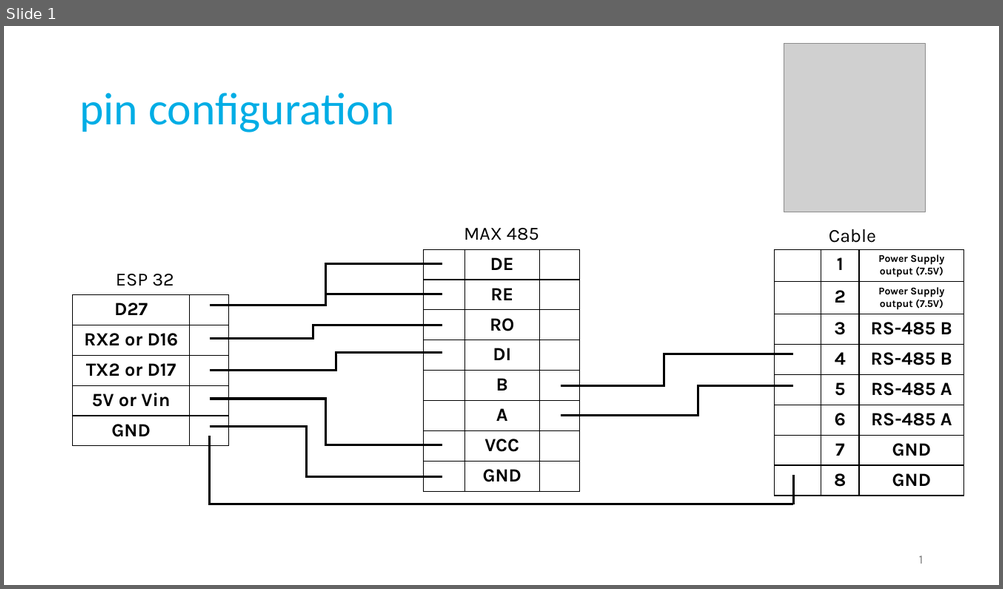
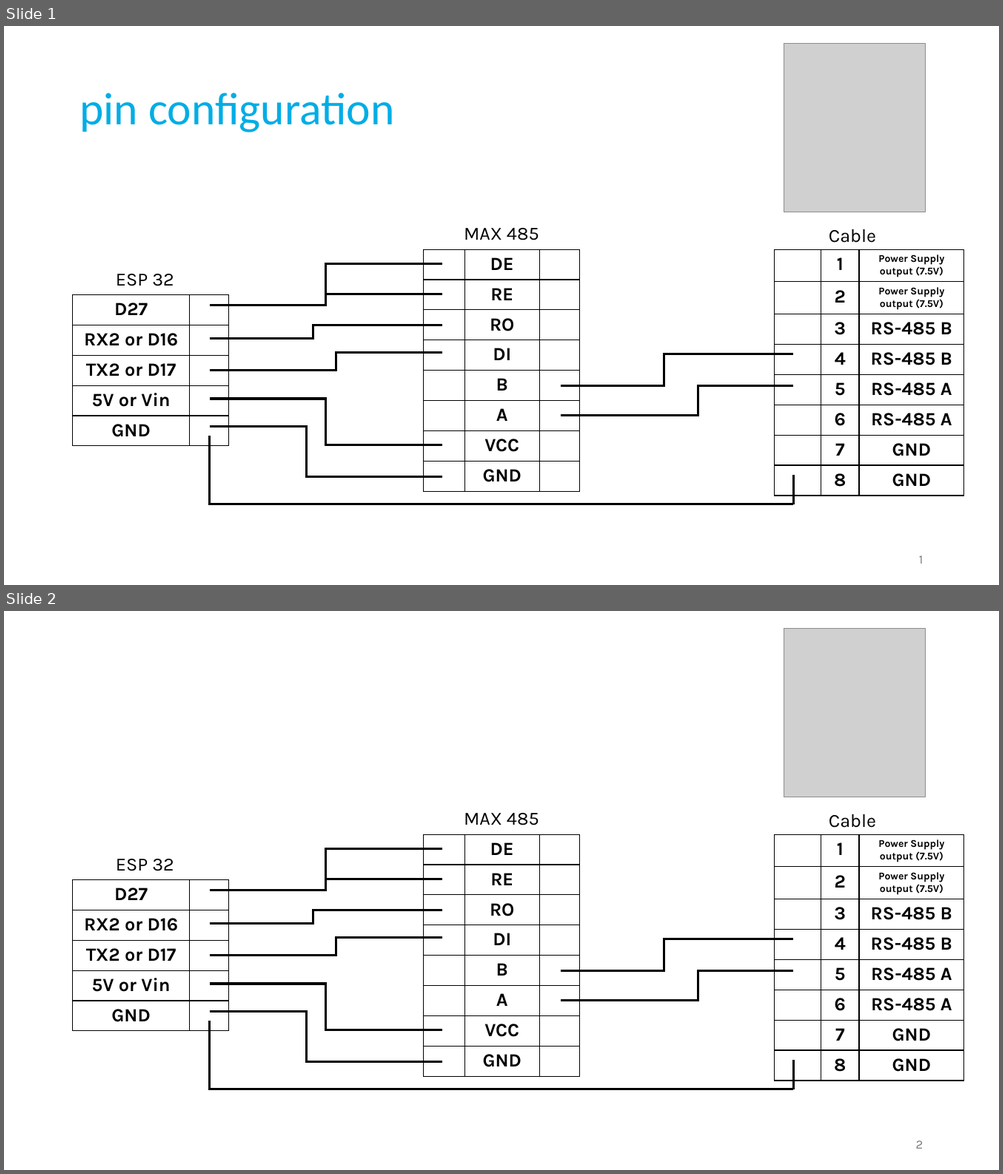
Before and after one commit to mircomunch/modbus_scanner, a slide deck: pin configuration.pptx. Shown one above the other, each under a label of ours: slide 1 before the commit, slides 1 and 2 after it. The pictures are 1003x589 and 1003x1174 pixels, drawn with LibreOffice and Linux fonts; fonts in the diff are those of the drawing; grey boxes stand for pictures. Boxes give left, top, right and bottom in pixels: in the first picture for what was removed or moved away, otherwise in the second. Text is boxed around its words. In the diff, an @@ line names an element or a change of style, - is before the commit and + after.

```diff
--- a/pin configuration.pptx
+++ b/pin configuration.pptx
@@ slide 2 added at box(4, 611, 999, 1170), background #FFFFFF @@
@@ picture added at box(784, 629, 925, 797) @@
@@ text added at box(464, 813, 539, 826), 18 pt, text #000000 @@
+MAX 485
@@ text added at box(828, 814, 876, 828), 18 pt, text #000000 @@
+Cable
@@ elbow line added from (210, 891) to (442, 849), #000000 2.25 pt @@
@@ table added at box(424, 834, 579, 1076), 8 rows, 3 columns @@
+ | DE | 
+ | RE | 
+ | RO | 
+ | DI | 
+ | B | 
+ | A | 
+ | VCC | 
+ | GND | 
@@ table added at box(774, 834, 965, 1081), 8 rows, 3 columns @@
+ | 1 | Power Supply output (7.5V)
+ | 2 | Power Supply output (7.5V)
+ | 3 | RS-485 B
+ | 4 | RS-485 B
+ | 5 | RS-485 A
+ | 6 | RS-485 A
+ | 7 | GND
+ | 8 | GND
@@ text added at box(116, 859, 173, 871), 18 pt, text #000000 @@
+ESP 32
@@ table added at box(73, 880, 228, 1032), 5 rows, 2 columns @@
+D27 | 
+RX2 or D16 | 
+TX2 or D17 | 
+5V or Vin | 
+GND | 
@@ line added from (442, 879) to (327, 879), #000000 2.25 pt @@
@@ elbow line added from (210, 924) to (442, 910), #000000 2.25 pt @@
@@ elbow line added from (210, 956) to (442, 938), #000000 2.25 pt @@
@@ elbow line added from (560, 971) to (794, 940), #000000 2.25 pt @@
@@ elbow line added from (210, 984) to (442, 1031), #000000 2.25 pt @@
@@ elbow line added from (560, 1000) to (794, 971), #000000 2.25 pt @@
@@ elbow line added from (210, 1011) to (442, 1062), #000000 2.25 pt @@
@@ elbow line added from (210, 1022) to (794, 1090), #000000 2.25 pt @@
@@ line added from (794, 1090) to (794, 1060), #000000 2.25 pt @@
@@ page number added at box(916, 1141, 923, 1149), 12 pt, text #797979 @@
+2
```
Also in this commit, not shown: 5 other files.
